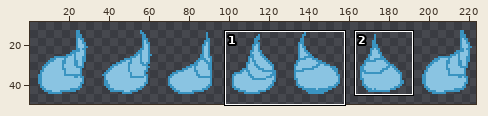
One commit to this sprite sheet: Assets/Assets/SlimeCharacter/BazStuffCharacterBackLeft.png. Above: a wide view before the commit, with the close-up outlined.
Close-up. The starting point:
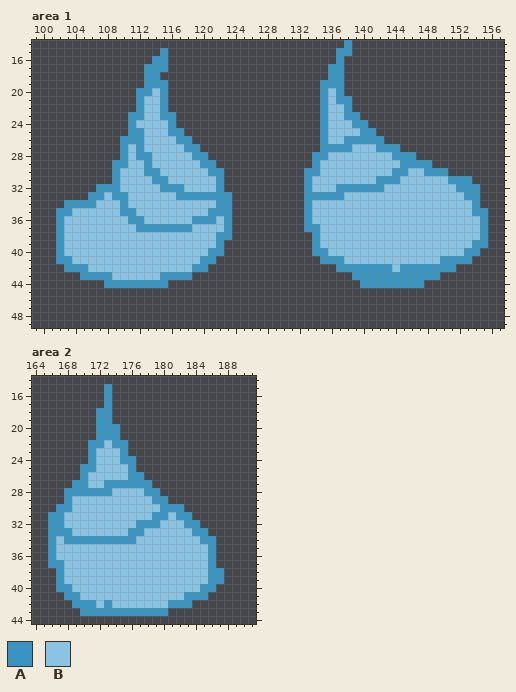
The file is 224x64 pixels. Shown: area 1: x 99..157, y 14..49; area 2: x 164..191, y 14..44. The wide view leaves out empty margins. The commit also changed other parts of the picture, which this record leaves out.
Palette (. is transparent): A #3a94c1  B #8ac4e2
Pixels before, area 1, first column x 102:
14 ....................................A.................
15 .............A.....................AA.................
16 ............AA.....................A..................
17 ...........AAA....................AA..................
18 ...........AA.....................AA..................
19 ...........AAA...................AAA..................
20 ..........AABA...................ABA..................
21 ..........ABBA...................ABAA.................
22 ..........ABBA...................ABBA.................
23 .........AABBAA..................ABBAA................
24 .........ABBBBA..................ABBBAA...............
25 .........AABBBAA.................ABBBBAA..............
26 ........AAABBBBAA................ABBAAAAA.............
27 ........ABABBBBBAA...............AAAABBBAAA...........
28 ........ABAABBBBBAA.............AABBBBBBBBAAA.........
29 .......AABBABBBBBBAA............ABBBBBBBBBBAAAA.......
30 .......ABBBAABBBBBBAA..........AABBBBBBBBBAABBAAA.....
31 .......ABBBBAABBBBBBA..........ABBBBBBBBAAABBBBBBAAA..
32 .....AAABBBBBAAABBBBA..........ABBBAAAAAABBBBBBBBBAAA.
33 ....AABAABBBBBBAAAAAAA.........AAAAABBBBBBBBBBBBBBBAA.
34 .AAAABBBABBBBBBBBBBBAA.........ABBBBBBBBBBBBBBBBBBBBA.
35 AABBBBBBAABBBBBBBBBAAA.........ABBBBBBBBBBBBBBBBBBBBAA
36 ABBBBBBBBAABBBBBBAAABA.........ABBBBBBBBBBBBBBBBBBBBBA
37 ABBBBBBBBBAAAAAAABBBBA.........AABBBBBBBBBBBBBBBBBBBBA
38 ABBBBBBBBBBBBBBBBBBBAA..........ABBBBBBBBBBBBBBBBBBBBA
39 ABBBBBBBBBBBBBBBBBBBA...........ABBBBBBBBBBBBBBBBBBBAA
40 ABBBBBBBBBBBBBBBBBBAA...........AABBBBBBBBBBBBBBBBBAA.
41 AABBBBBBBBBBBBBBBBAA.............AAABBBBBBBBBBBBAAAA..
42 .AAABBBBBBBBBBBBBAA................AAAAAAABAAAAAAA....
43 ...AAAABBBBBBAAAA....................AAAAAAAAAAA......
44 ......AAAAAAAA........................AAAAAAAA........
Pixels before, area 2, first column x 166:
15 .......A..............
16 .......A..............
17 .......A..............
18 ......AA..............
19 ......AA..............
20 ......AAA.............
21 ......AAA.............
22 .....AABAA............
23 .....ABBBA............
24 .....ABBBAA...........
25 ....AABBBBA...........
26 ....ABBBBBAA..........
27 ...AABBAAAAAA.........
28 ..AAAAAABBBBAA........
29 ..ABBBBBBBBBBAA.......
30 .AABBBBBBBBBBBAAA.....
31 AABBBBBBBBBBBAABAA....
32 AABBBBBBBBBAAABBBAA...
33 AAABBBBBBBAABBBBBBAA..
34 ABAAAAAAAAABBBBBBBBAA.
35 ABBBBBBBBBBBBBBBBBBBA.
36 ABBBBBBBBBBBBBBBBBBBA.
37 AABBBBBBBBBBBBBBBBBBA.
38 .ABBBBBBBBBBBBBBBBBBAA
39 .ABBBBBBBBBBBBBBBBBBAA
40 .AABBBBBBBBBBBBBBBBAA.
41 ..AABBBBBBBBBBBBBAAA..
42 ...AAABABBBBBBBAAA....
43 ....AAAAAAAAAAA.......
Now the later version:
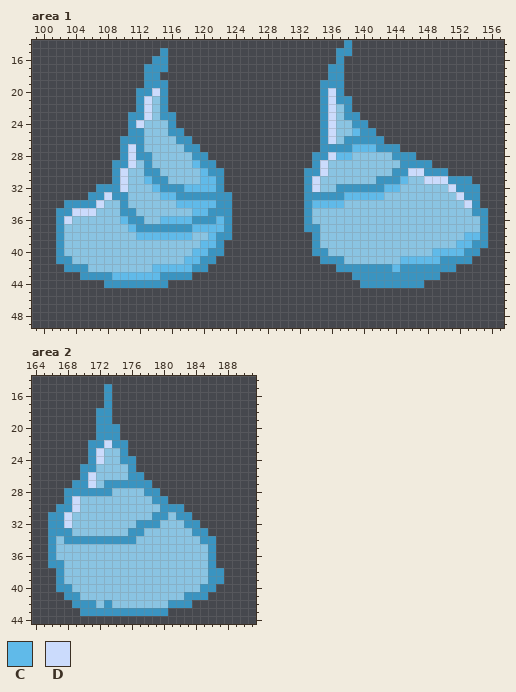
Colours new in this view: C #60bae9  D #cbdbfc
What changed:
Area 1:
y 20: x 114 B -> D; x 136 B -> D
y 21..23: x 113 B -> D; x 136 B -> D
y 24: x 112 B -> D; x 136 B -> D
y 25: x 136 B -> D; x 139 B -> C
y 26: x 136 B -> D
y 27: x 111 B -> D; x 139..141 BBB -> CCC
y 28: x 111 B -> D; x 136..138 BBB -> DCC
y 29: x 111 B -> D; x 119 B -> C; x 135 B -> D
y 30: x 110 B -> D; x 120 B -> C; x 135 B -> D; x 146..147 BB -> DD
y 31: x 110 B -> D; x 113 B -> C; x 120..121 BB -> CC; x 134 B -> D; x 145 B -> C; x 148..150 BBB -> DDD
y 32: x 110 B -> D; x 114 B -> C; x 118..121 BBBB -> CCCC; x 134 B -> D; x 143..144 BB -> CC; x 151 B -> D
y 33: x 108 B -> D; x 115..116 BB -> CC; x 138..142 BBBBB -> CCCCC; x 152 B -> D
y 34: x 107 B -> D; x 117..121 BBBBB -> CCCCC; x 134..137 BBBB -> CCCC; x 153 B -> D
y 35: x 104..106 BBB -> DDD; x 119..120 BB -> CC
y 36: x 103 B -> D; x 110 B -> C; x 115..118 BBBB -> CCCC; x 122 B -> C
y 37: x 111 B -> C; x 119..122 BBBB -> CCCC
y 38: x 112..118 BBBBBBB -> CCCCCCC; x 121 B -> C; x 153..154 BB -> CC
y 39: x 120..121 BB -> CC; x 152..153 BB -> CC
y 40: x 119..120 BB -> CC; x 149..152 BBBB -> CCCC
y 41: x 118..119 BB -> CC; x 145..149 BBBBB -> CCCCC
y 42: x 114..118 BBBBB -> CCCCC; x 144 B -> C
y 43: x 109..114 BBBBBB -> CCCCCC
Area 2:
y 22: x 173 B -> D
y 23..24: x 172 B -> D
y 26..27: x 171 B -> D
y 29..30: x 169 B -> D
y 31..32: x 168 B -> D
Pixel boxes of the changes (left, top, right, bottom) in both close-ups:
changed: (64, 88, 224, 280)
changed: (312, 88, 472, 208)
changed: (392, 232, 480, 272)
changed: (64, 440, 112, 528)
